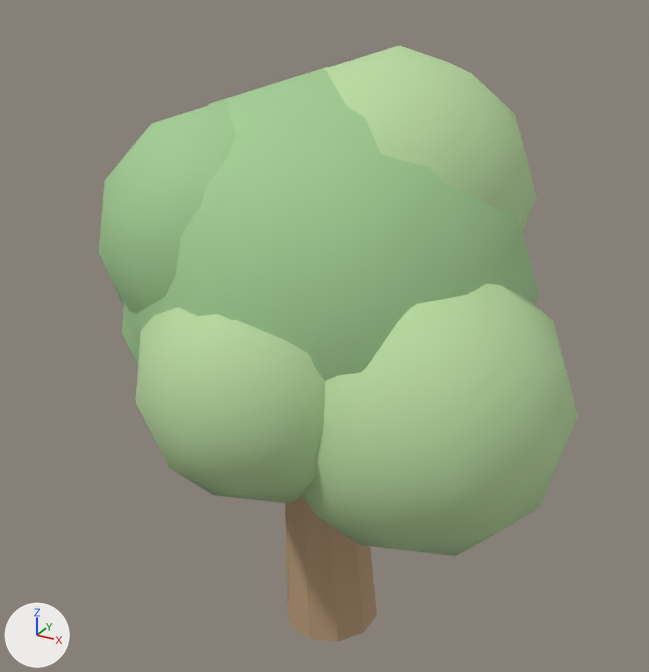
A saved change to the glTF model public/models/tree_green.glb.
Camera for both pictures: a 50 mm camera at (2.26, -4.15, 4.03) aimed at (-0.04, 0.03, 1.94). Arrows for +X, +Y and +Z are at lower left; the lights stay in place. The first picture is the older version. Where no turn or scale is listed for an object, it has been applied to the vertices.

In view in the first picture: 'leaf0', 'leaf1', 'leaf2', 'leaf3', 'leaf4', 'leaf5', 'trunk_low'.
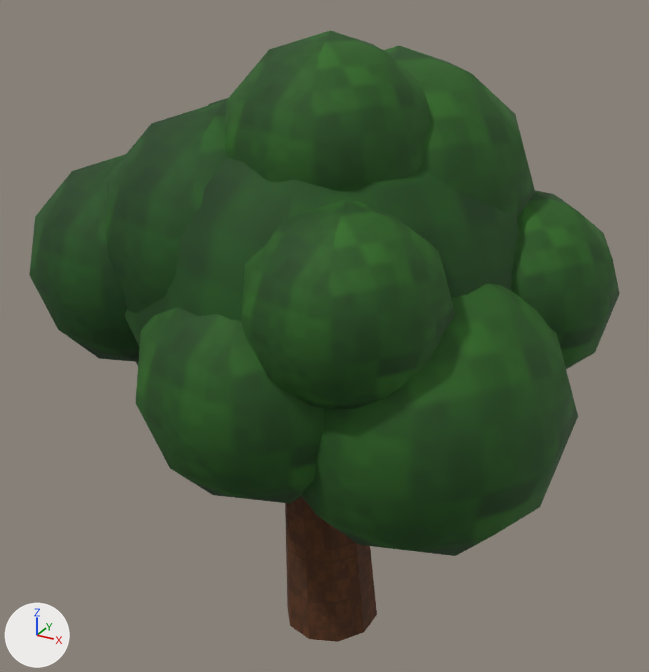
What changed in the scene script:
```text
Add img_tex_leaf_nrm:
    img_tex_leaf_nrm = load_image('tex_leaf_nrm', '_unpacked/tex_leaf_nrm', 256, 256, 'Non-Color')
Add img_tex_leaf_7cb35a:
    img_tex_leaf_7cb35a = load_image('tex_leaf_7cb35a', '_unpacked/tex_leaf_7cb35a', 128, 128, 'sRGB')
Add img_tex_leaf_5d9b4a:
    img_tex_leaf_5d9b4a = load_image('tex_leaf_5d9b4a', '_unpacked/tex_leaf_5d9b4a', 128, 128, 'sRGB')
Add img_tex_wood_nrm:
    img_tex_wood_nrm = load_image('tex_wood_nrm', '_unpacked/tex_wood_nrm', 256, 256, 'Non-Color')
Add img_tex_wood_7a5230:
    img_tex_wood_7a5230 = load_image('tex_wood_7a5230', '_unpacked/tex_wood_7a5230', 128, 128, 'sRGB')
Change mat_trunk:
    remove # nodes: BsdfPrincipled, OutputMaterial
    remove # colours: beige #b89a78
    nodes: BsdfPrincipled, Mapping x2, NormalMap, OutputMaterial, TexImage x2, UVMap x2
    uses the picture img_tex_wood_7a5230
    uses the picture img_tex_wood_nrm
Change mat_leaf:
    remove # nodes: BsdfPrincipled, OutputMaterial
    remove # colours: green #a3cd93
    nodes: BsdfPrincipled, Mapping x2, NormalMap, OutputMaterial, TexImage x2, UVMap x2
    uses the picture img_tex_leaf_5d9b4a
    uses the picture img_tex_leaf_nrm
Change mat_leaf2:
    remove # nodes: BsdfPrincipled, OutputMaterial
    remove # colours: green #b9daa0
    nodes: BsdfPrincipled, Mapping x2, NormalMap, OutputMaterial, TexImage x2, UVMap x2
    uses the picture img_tex_leaf_7cb35a
    uses the picture img_tex_leaf_nrm
Add me_icosphere_011:
    me_icosphere_011.from_pydata(...)  # an icosphere of 80 faces spanning x -0.476..0.476, y -0.5..0.5, z -0.5..0.5
    me_icosphere_011.materials.append(mat_leaf2)
Add me_icosphere_009:
    me_icosphere_009.from_pydata(...)  # an icosphere of 80 faces spanning x -0.523..0.523, y -0.55..0.55, z -0.55..0.55
    me_icosphere_009.materials.append(mat_leaf2)
Add ob_leaf11:
    ob_leaf11 = bpy.data.objects.new('leaf11', me_icosphere_011)
    ob_leaf11.location = (0.5, -0.75, 2.5)
Add ob_leaf9:
    ob_leaf9 = bpy.data.objects.new('leaf9', me_icosphere_009)
    ob_leaf9.location = (0.15, -0.25, 3.1)
Add ob_leaf8:
    ob_leaf8 = bpy.data.objects.new('leaf8', me_icosphere_006.copy())  # the mesh of ob_leaf6
    ob_leaf8.location = (-0.95, -0.45, 2.4)
Add ob_leaf7:
    ob_leaf7 = bpy.data.objects.new('leaf7', me_icosphere_009.copy())
    ob_leaf7.location = (0.95, 0.4, 2.3)
```

Where the change shows, as pixel boxes (x1, y1, x2, y2) in the pictures (649 x 672 px):
'leaf0', surface changed (darker)
    both: (125, 98, 519, 347)
'leaf1', surface changed (darker)
    both: (302, 284, 578, 556)
'leaf11', added (green)
    after: (241, 200, 455, 409)
'leaf5', surface changed (darker)
    both: (135, 307, 325, 504)
'leaf9', added (green)
    after: (225, 30, 430, 191)
'leaf3', surface changed (darker)
    both: (384, 46, 535, 220)
'leaf4', surface changed (darker)
    both: (105, 101, 228, 314)
'leaf8', added (green)
    after: (29, 154, 140, 362)
'leaf7', added (green)
    after: (511, 190, 620, 369)
'trunk_low', surface changed (beige to brown)
    both: (285, 496, 377, 642)
'leaf2', surface changed
    both: (122, 315, 139, 366)
